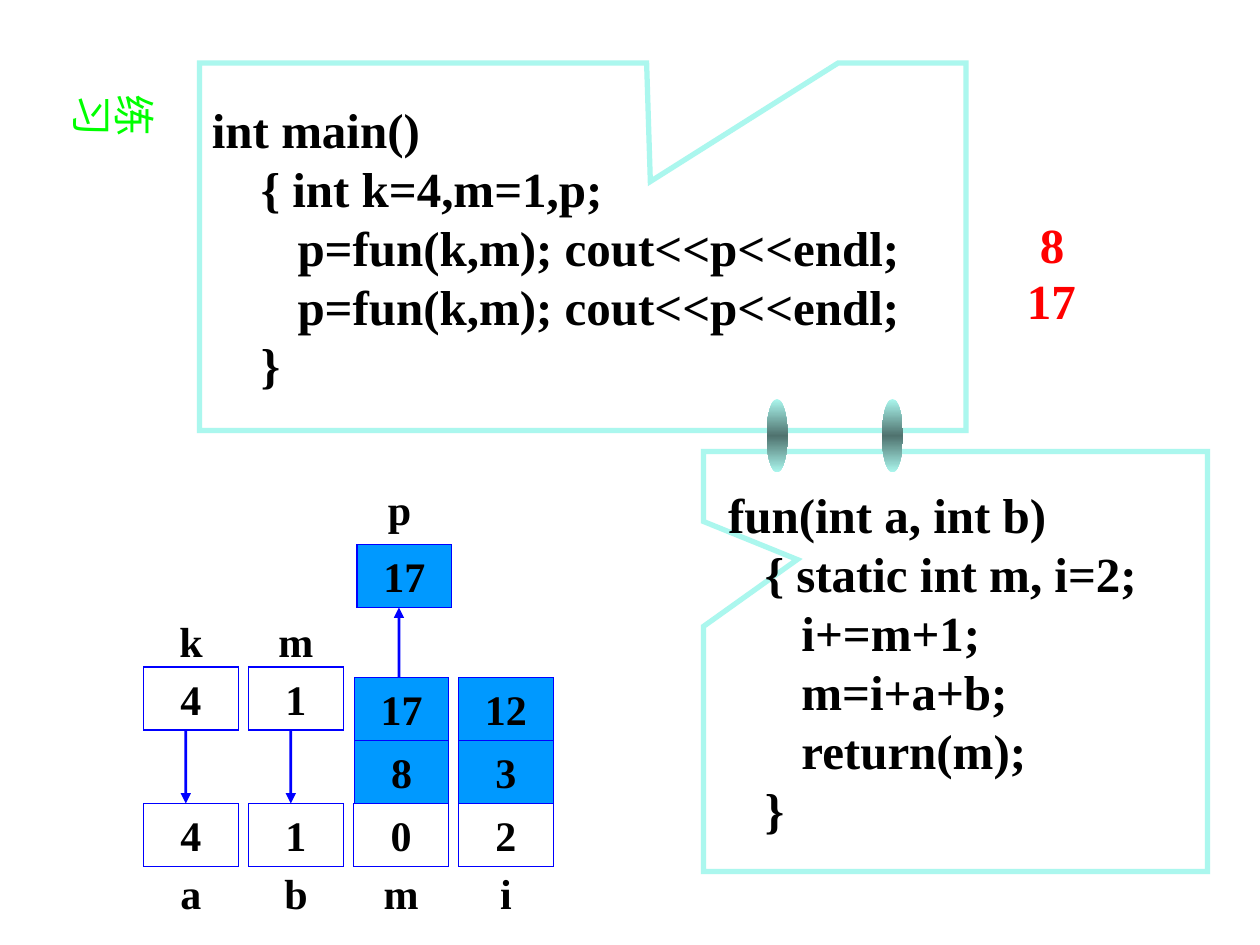
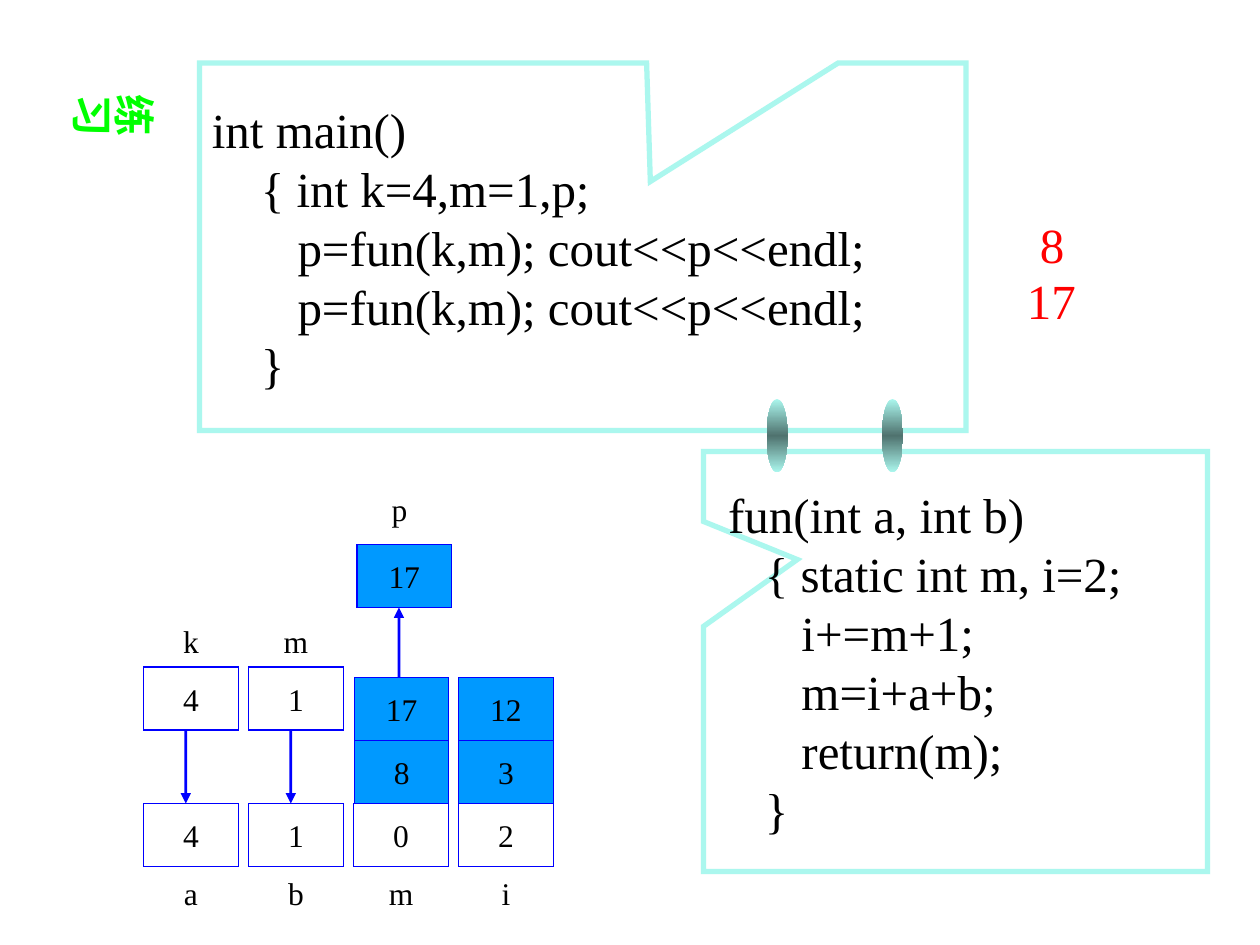
Before and after one commit to Changhe160/Changhe160.github.io, a slide deck: slide 39 of teachingRes/Cplusplus/unit03函数.ppt. Drawn at 1260x945 pixels with LibreOffice and Linux fonts; fonts in the diff are those of the drawing. Boxes give left, top, right and bottom in pixels: in the first picture for what was removed or moved away, otherwise in the second. Text is boxed around its words. In the diff, an @@ line names an element or a change of style, - is before the commit and + after.

```diff
--- a/teachingRes/Cplusplus/unit03函数.ppt
+++ b/teachingRes/Cplusplus/unit03函数.ppt
@@ text "练习" at [65,99,168,135]: bold on; alignment centre to left @@
@@ bold off in 4 elements at [703,451,1207,871], [199,63,965,431], [1040,230,1065,264], [1027,286,1076,319] @@
@@ size 24 to 18 pt, bold off in 18 elements at [389,890,413,905], [144,667,238,730], [183,631,199,653], [144,804,238,867], [184,890,198,906], [248,667,343,730], [284,638,308,653], [248,804,343,867], [288,883,304,906], [392,506,408,527], [459,804,553,867], [502,884,511,905], [459,741,553,804], [459,678,553,741], [354,804,449,867], [357,544,451,607], [354,741,449,804], [354,678,449,741] @@
```
Also in this commit, not shown: 89 other slides changed.
